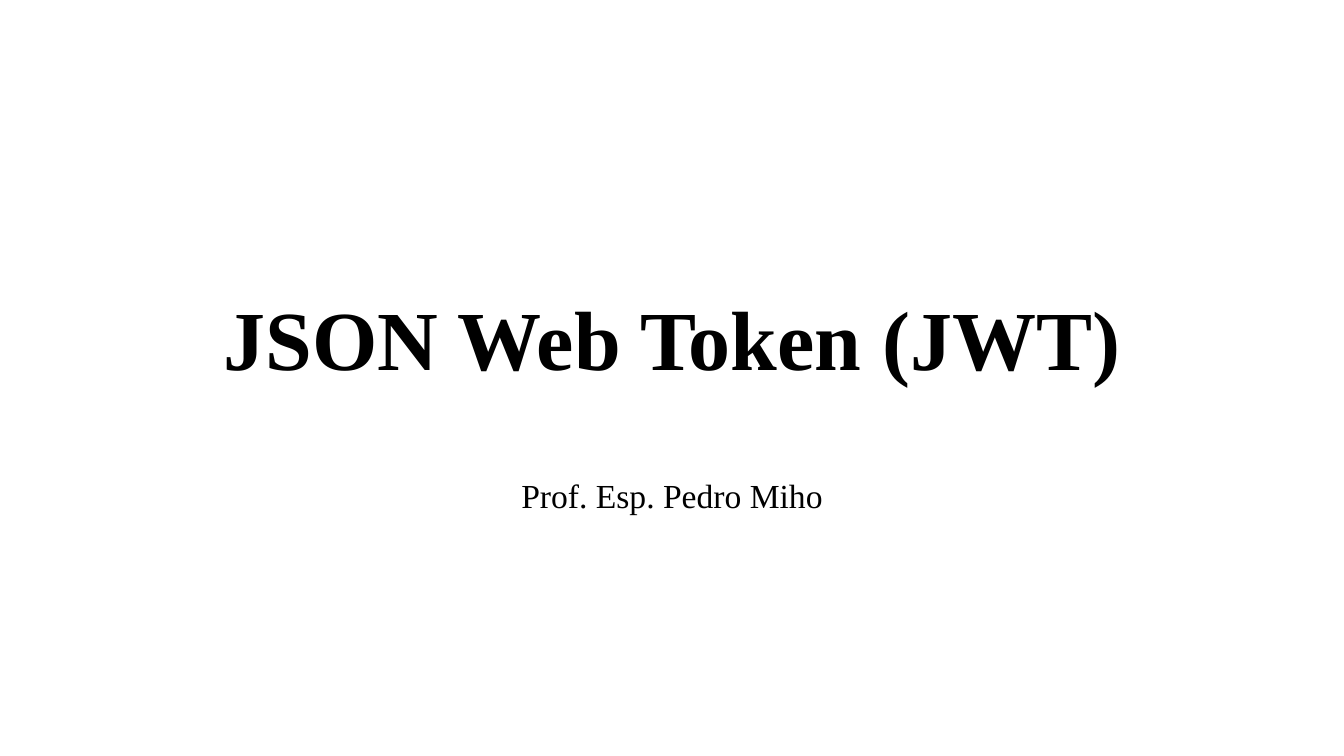
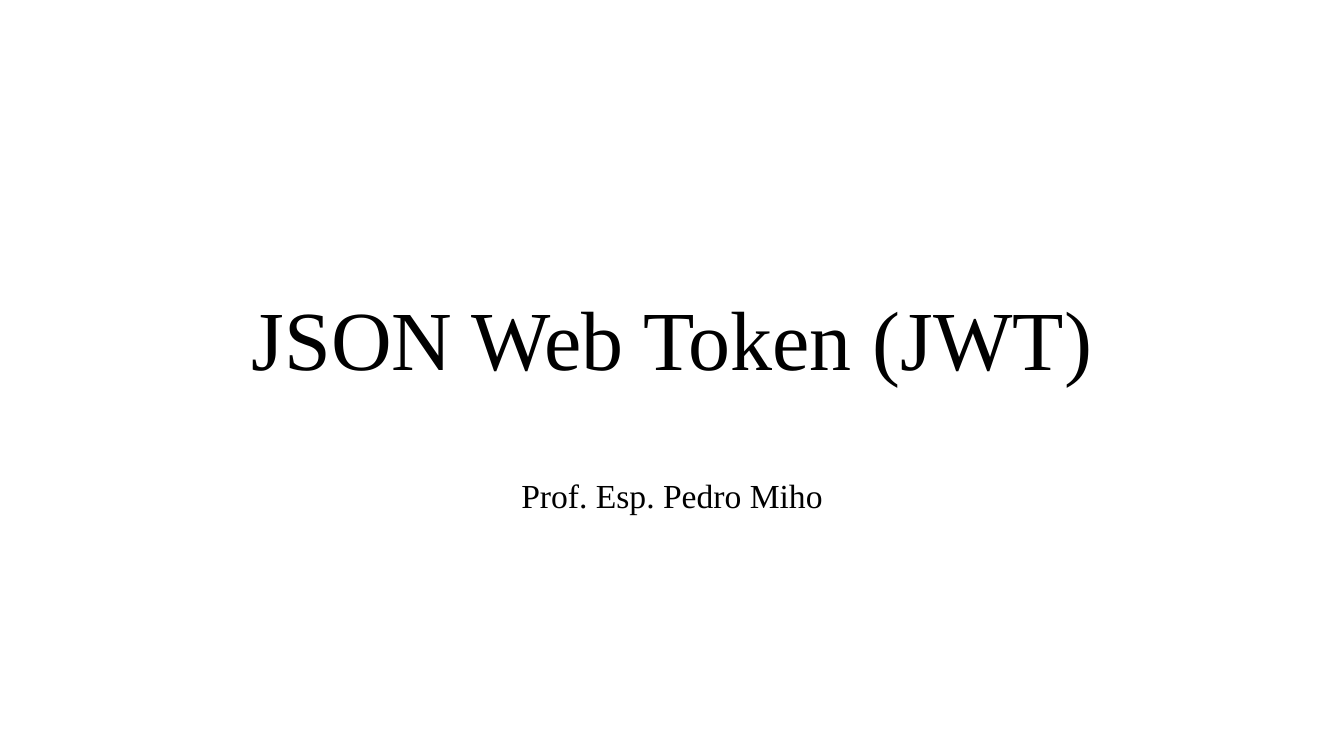
Before and after one commit to PedroMiho/UMC, a slide deck: slide 1 of engenharia-software/software-corporativo/boas-praticas/aula-07-JWT/spring-security.pptx. Drawn at 1344x756 pixels with LibreOffice and Linux fonts; fonts in the diff are those of the drawing; background and template pictures are left out. Boxes give left, top, right and bottom in pixels: in the first picture for what was removed or moved away, otherwise in the second. Text is boxed around its words. In the diff, an @@ line names an element or a change of style, - is before the commit and + after.

```diff
--- a/engenharia-software/software-corporativo/boas-praticas/aula-07-JWT/spring-security.pptx
+++ b/engenharia-software/software-corporativo/boas-praticas/aula-07-JWT/spring-security.pptx
@@ title "JSON Web Token (JWT)" at box(252, 311, 1092, 386): bold off @@
```
Also in this commit, not shown: 9 other slides changed, 4 slides added, 2 other files.
